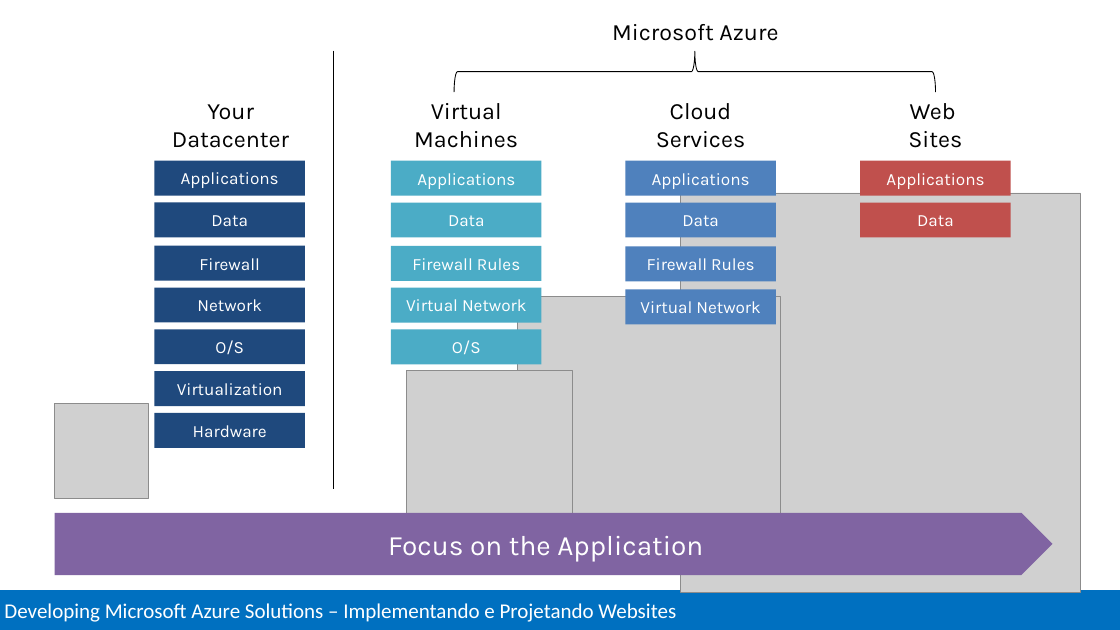
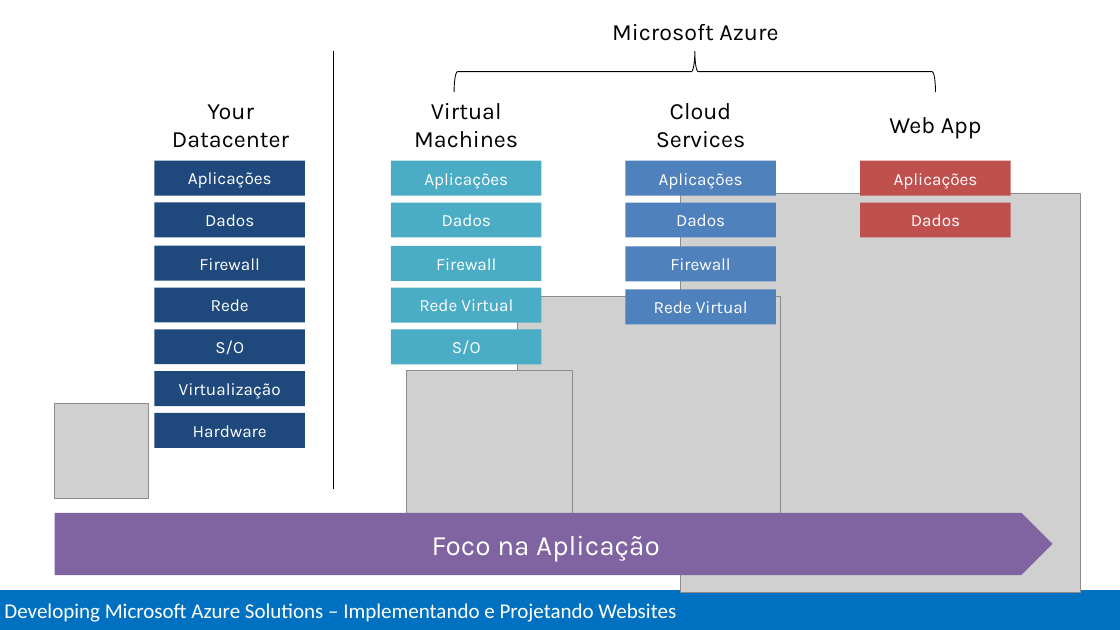
Before and after one commit to Evilazaro/MCSDAzureTraining, a slide deck: slide 12 of Implement and Design Websites/Implement and Design WebSites.pptx (slide 10 before the commit). Drawn at 1120x630 pixels with LibreOffice and Linux fonts; fonts in the diff are those of the drawing; grey boxes stand for pictures. Boxes give left, top, right and bottom in pixels: in the first picture for what was removed or moved away, otherwise in the second. Text is boxed around its words. In the diff, an @@ line names an element or a change of style, - is before the commit and + after.

```diff
--- a/Implement and Design Websites/Implement and Design WebSites.pptx
+++ b/Implement and Design Websites/Implement and Design WebSites.pptx
@@ text at bbox=[889, 117, 982, 139]: text changed @@
-  Web
-  Sites
+  Web App
@@ text in rectangle at bbox=[188, 172, 272, 188]: text changed @@
-Applications
+Aplicações
@@ text in rectangle at bbox=[424, 173, 508, 189]: text changed @@
-Applications
+Aplicações
@@ text in rectangle at bbox=[659, 173, 743, 189]: text changed @@
-Applications
+Aplicações
@@ text in rectangle at bbox=[894, 173, 978, 189]: text changed @@
-Applications
+Aplicações
@@ text in rectangle at bbox=[205, 214, 254, 226]: text changed @@
-Data
+Dados
@@ text in rectangle at bbox=[442, 214, 491, 226]: text changed @@
-Data
+Dados
@@ text in rectangle at bbox=[676, 214, 725, 226]: text changed @@
-Data
+Dados
@@ text in rectangle at bbox=[911, 214, 960, 226]: text changed @@
-Data
+Dados
@@ text in rectangle at bbox=[436, 258, 496, 270]: text changed @@
-Firewall Rules
+Firewall
@@ text in rectangle at bbox=[670, 258, 730, 270]: text changed @@
-Firewall Rules
+Firewall
@@ text in rectangle at bbox=[211, 299, 249, 311]: text changed @@
-Network
+Rede
@@ text in rectangle at bbox=[419, 299, 513, 311]: text changed @@
-Virtual Network
+Rede Virtual
@@ text in rectangle at bbox=[654, 301, 748, 313]: text changed @@
-Virtual Network
+Rede Virtual
@@ text in rectangle at bbox=[215, 340, 244, 355]: text changed @@
-O/S
+S/O
@@ text in rectangle at bbox=[452, 340, 481, 354]: text changed @@
-O/S
+S/O
@@ text in rectangle at bbox=[179, 383, 281, 399]: text changed @@
-Virtualization
+Virtualização
@@ text in pentagon arrow at bbox=[432, 536, 660, 561]: text changed @@
-Focus on the Application
+Foco na Aplicação
```
Also in this commit, not shown: 3 other slides changed, 5 slides added, 1 slide removed.
